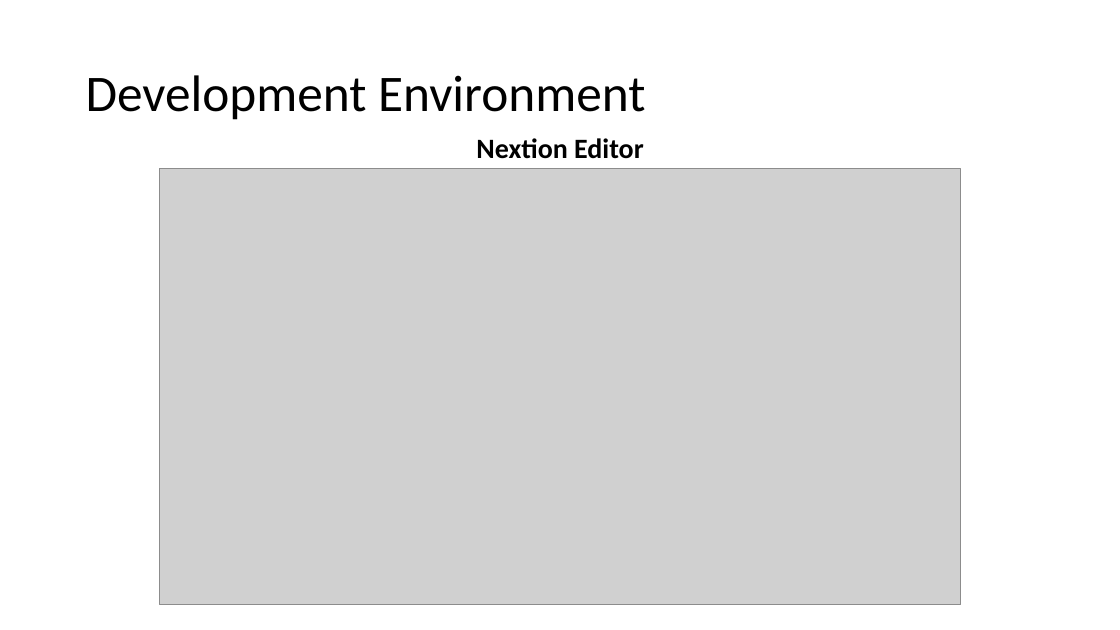
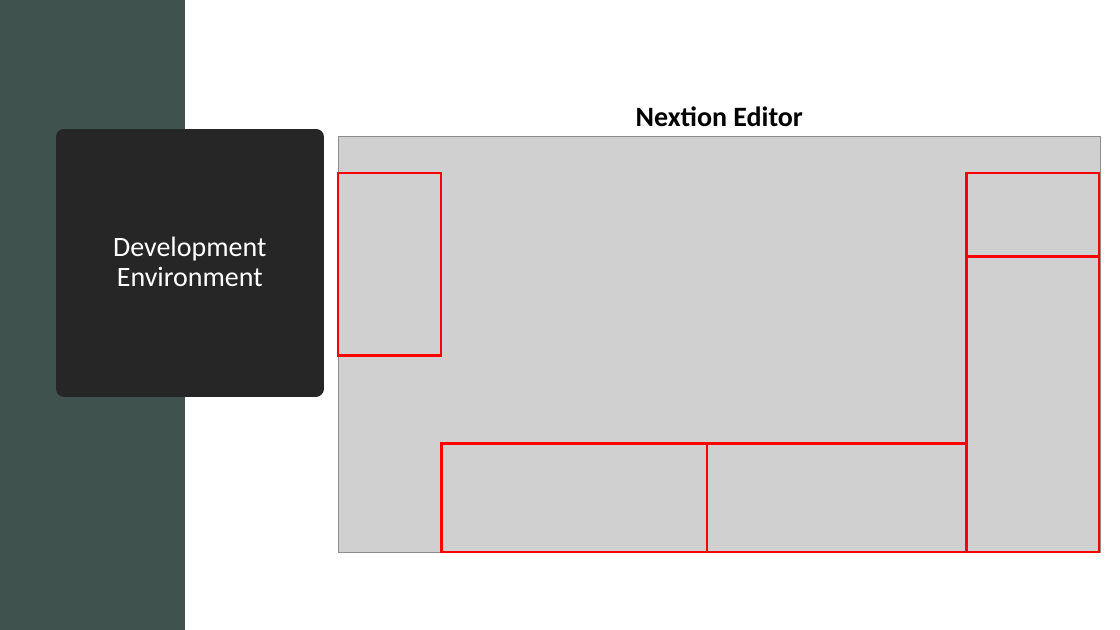
Before and after one commit to AkazeX/GEM, a slide deck: slide 12 of 999_Präsentation/PPP/luca.pptx (slide 3 before the commit). Drawn at 1120x630 pixels with LibreOffice and Linux fonts; fonts in the diff are those of the drawing; grey boxes stand for pictures. Boxes give left, top, right and bottom in pixels: in the first picture for what was removed or moved away, otherwise in the second. Text is boxed around its words. In the diff, an @@ line names an element or a change of style, - is before the commit and + after.

```diff
--- a/999_Präsentation/PPP/luca.pptx
+++ b/999_Präsentation/PPP/luca.pptx
@@ rectangle added at (x1=0, y1=0, x2=185, y2=630), fill #3F524D @@
@@ text "Nextion Editor" moved from (x1=476, y1=138, x2=644, y2=159) to (x1=636, y1=106, x2=803, y2=127) @@
@@ text "Nextion Editor" at (x1=636, y1=106, x2=803, y2=127): line spacing 0.9 to 1; less space between paragraphs; vertical alignment bottom to top @@
@@ title "Development Environment" resized from (x1=86, y1=75, x2=645, y2=120) to (x1=64, y1=137, x2=316, y2=389) @@
@@ title "Development Environment" at (x1=64, y1=137, x2=316, y2=389): size 44 to 24 pt, text colour #000000 to #FFFFFF; alignment left to centre; fill none to #262626; outline none to #262626 13.75 pt @@
@@ picture resized from (x1=160, y1=169, x2=961, y2=605) to (x1=339, y1=137, x2=1102, y2=553) @@
@@ rectangle added at (x1=339, y1=173, x2=442, y2=355), outline #FF0000 2.25 pt @@
@@ rectangle added at (x1=966, y1=173, x2=1099, y2=256), outline #FF0000 2.25 pt @@
@@ rectangle added at (x1=966, y1=256, x2=1099, y2=552), outline #FF0000 2.25 pt @@
@@ rectangle added at (x1=441, y1=444, x2=707, y2=552), outline #FF0000 2.25 pt @@
@@ rectangle added at (x1=707, y1=444, x2=967, y2=552), outline #FF0000 2.25 pt @@
```
Also in this commit, not shown: 2 other slides changed, 16 slides added, 2 slides removed, 5 other files.
